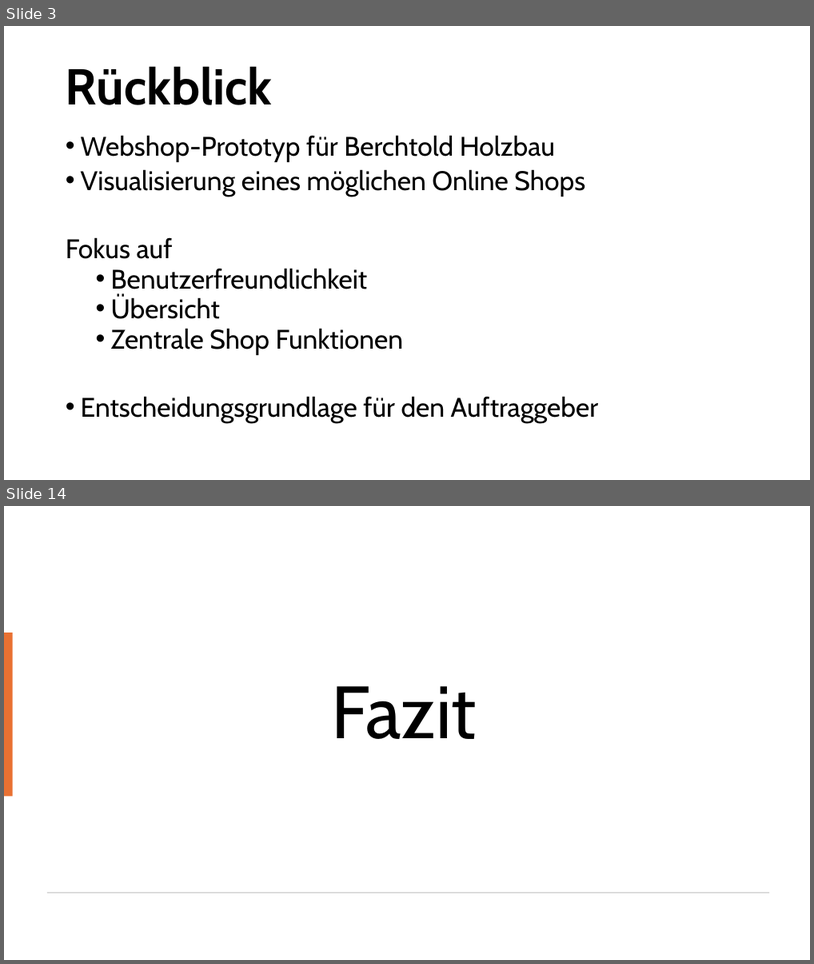
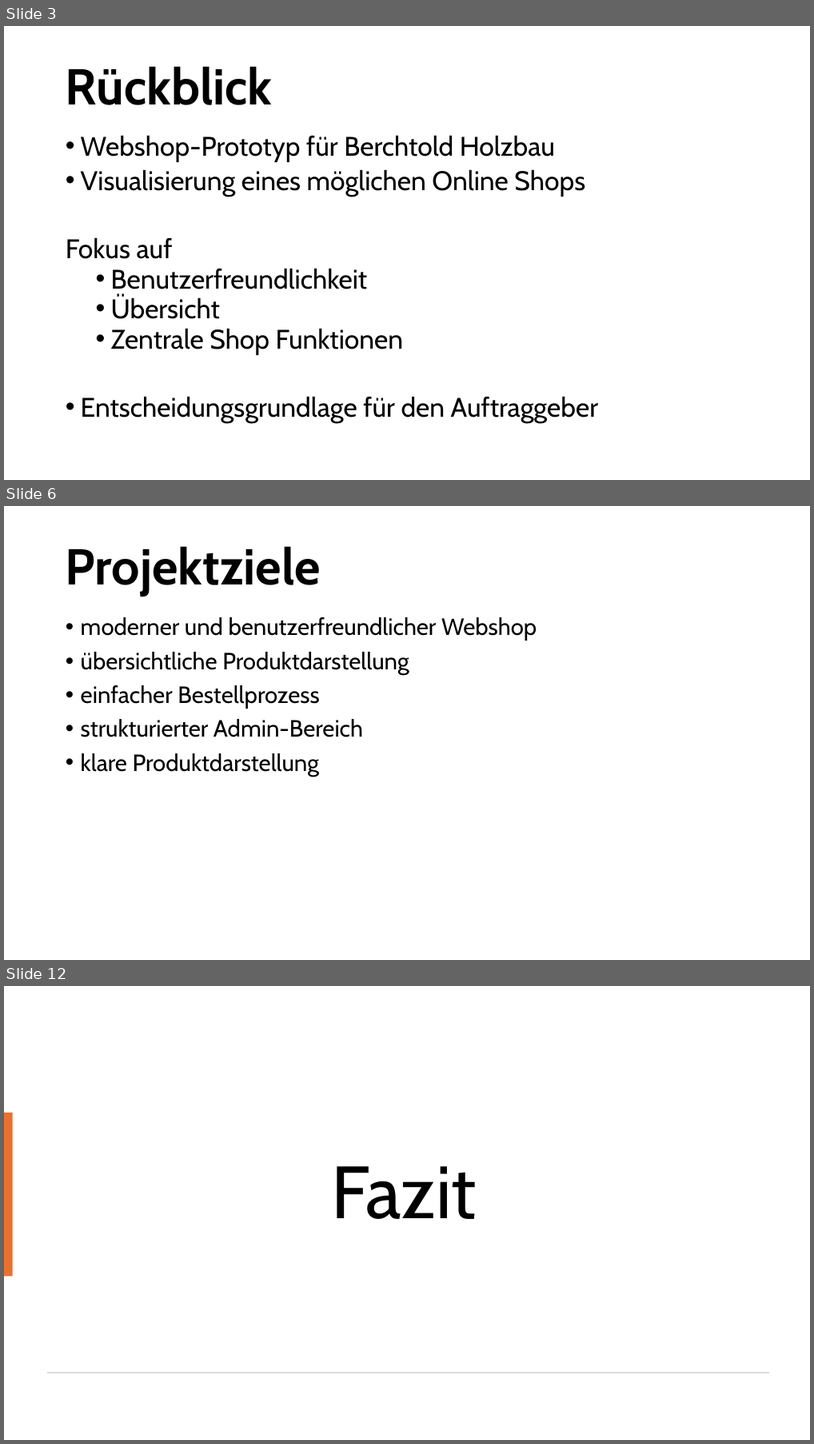
Before and after one commit to HalbmayrJulian/JHLB-BerchtoldHolzbauplanWebshop, a slide deck: Webshop_Berchtold/Endpräsentation_Webshop.pptx. Shown one above the other, each under a label of ours: slides 3 and 14 before the commit, slides 3, 6 and 12 after it; the slides between them are not shown. The pictures are 814x964 and 814x1444 pixels, drawn with LibreOffice and Linux fonts; fonts in the diff are those of the drawing. Boxes give left, top, right and bottom in pixels: in the first picture for what was removed or moved away, otherwise in the second. Text is boxed around its words. In the diff, an @@ line names an element or a change of style, - is before the commit and + after.

```diff
--- a/Webshop_Berchtold/Endpräsentation_Webshop.pptx
+++ b/Webshop_Berchtold/Endpräsentation_Webshop.pptx
@@ slide 6 added at (4,506,810,960), background #FFFFFF @@
@@ title added at (66,546,321,596), 60 pt, text #000000, bold @@
+Projektziele
@@ text added at (81,617,537,776), 28 pt, text #000000 @@
+• moderner und benutzerfreundlicher Webshop
+• übersichtliche Produktdarstellung
+• einfacher Bestellprozess
+• strukturierter Admin-Bereich
+• klare Produktdarstellung
@@ what was slide 14 is now slide 12 @@
```
Also in this commit, not shown: 2 slides changed, 5 other slides added, 8 slides removed.
